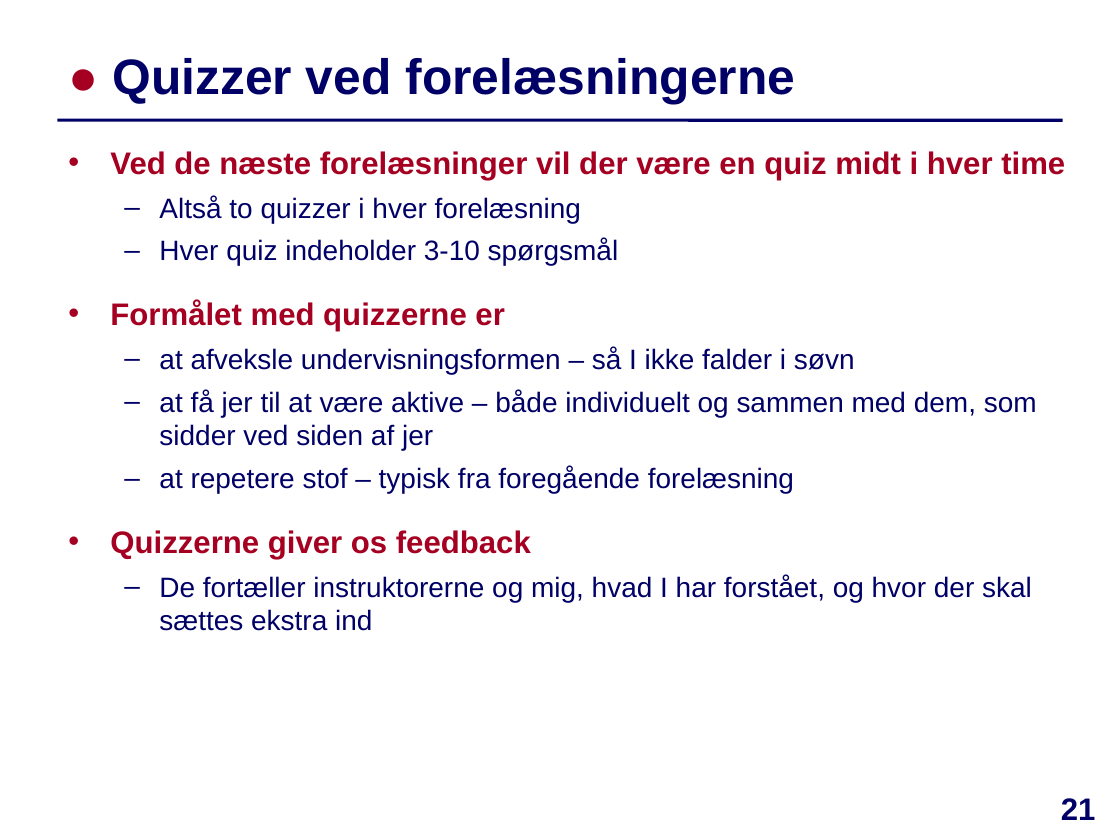
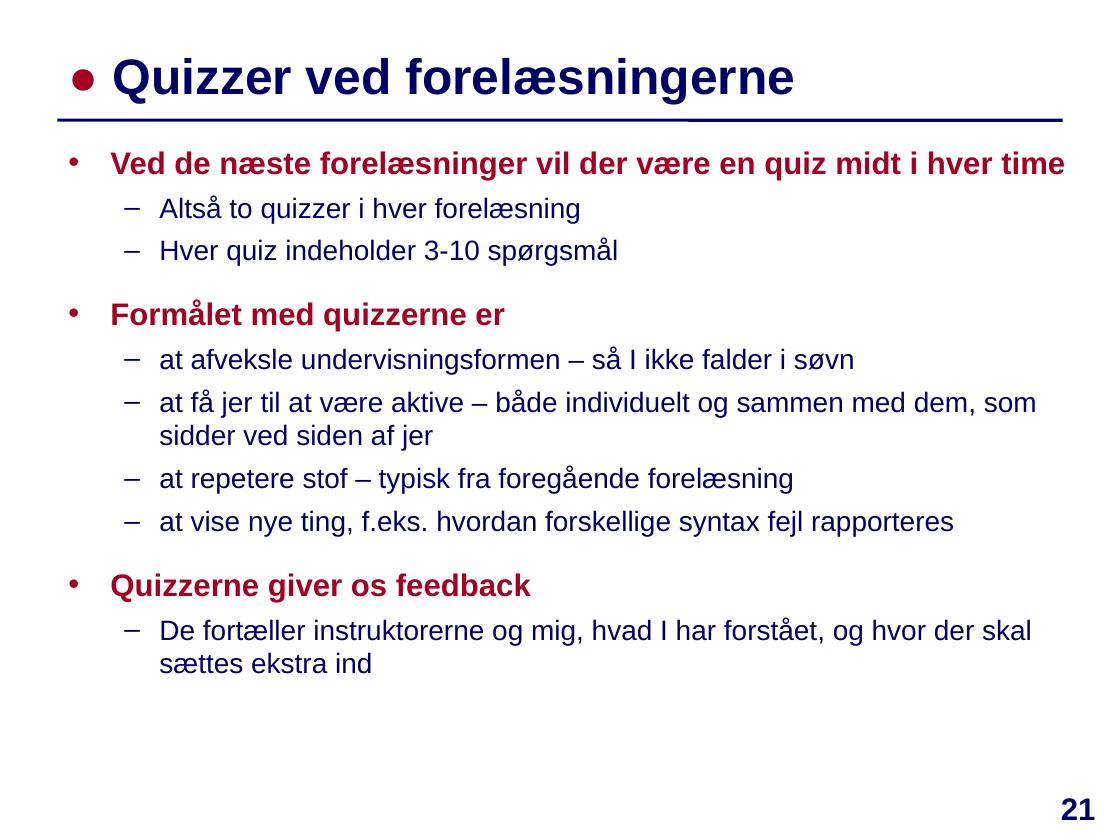
Before and after one commit to IntProgAU/Materiale, a slide deck: slide 21 of web/e23/uge_2a/Slides-Uge2-Mandag.pptx. Drawn at 1120x840 pixels with LibreOffice and Linux fonts; fonts in the diff are those of the drawing. Boxes give left, top, right and bottom in pixels: in the first picture for what was removed or moved away, otherwise in the second. Text is boxed around its words. In the diff, an @@ line names an element or a change of style, - is before the commit and + after.

```diff
--- a/web/e23/uge_2a/Slides-Uge2-Mandag.pptx
+++ b/web/e23/uge_2a/Slides-Uge2-Mandag.pptx
@@ text at [159, 510, 954, 536]: paragraph added @@
+  – at vise nye ting, f.eks. hvordan forskellige syntax fejl rapporteres
```
Also in this commit, not shown: 4 other slides changed, 1 slide removed, 2 other files.
